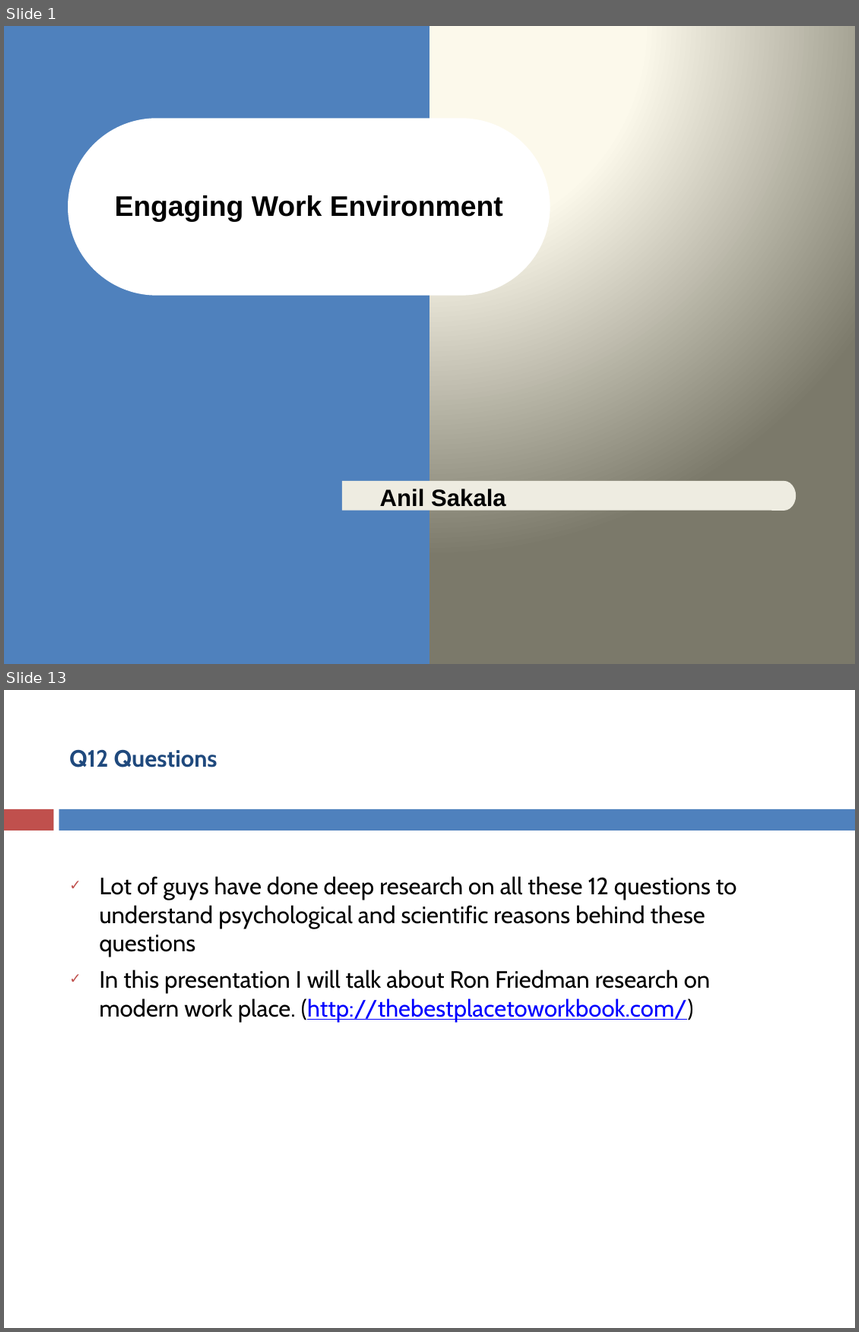
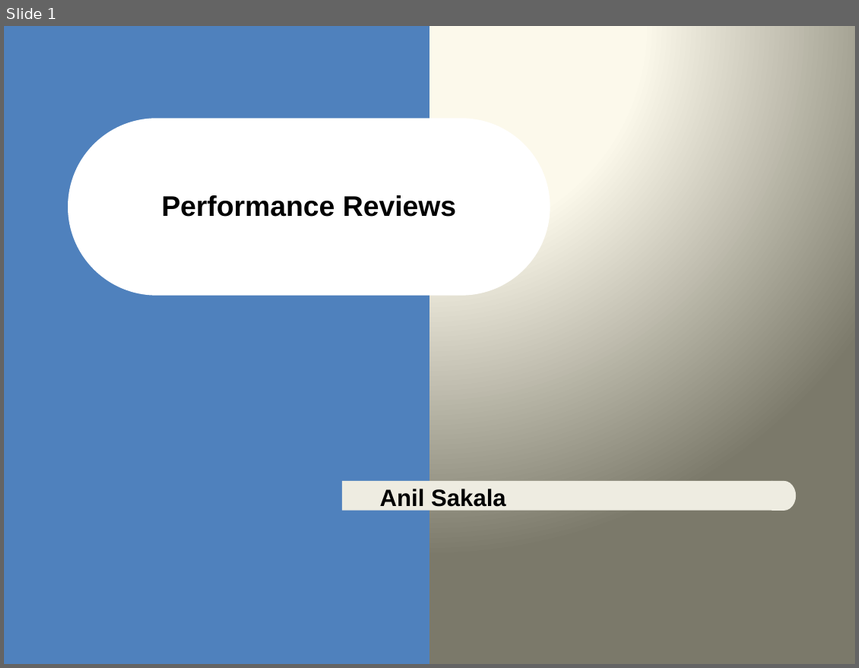
Before and after one commit to asakala/notes, a slide deck: Prokarma/Performance Appraisals.pptx. Shown one above the other, each under a label of ours: slides 1 and 13 before the commit, slide 1 after it; the slides between them are not shown. The pictures are 859x1332 and 859x668 pixels, drawn with LibreOffice and Linux fonts; fonts in the diff are those of the drawing. Boxes give left, top, right and bottom in pixels: in the first picture for what was removed or moved away, otherwise in the second. Text is boxed around its words. In the diff, an @@ line names an element or a change of style, - is before the commit and + after.

```diff
--- a/Prokarma/Performance Appraisals.pptx
+++ b/Prokarma/Performance Appraisals.pptx
@@ slide 13 removed at box(4, 690, 855, 1328), background #FFFFFF @@
@@ title removed at box(69, 749, 218, 768) @@
-Q12 Questions
@@ rectangle removed at box(4, 809, 53, 831) @@
@@ rectangle removed at box(59, 809, 855, 831) @@
@@ text removed at box(99, 876, 737, 1022) @@
-✓ Lot of guys have done deep research on all these 12 questions to understand psychological and scientific reasons behind these questions
-  ✓ In this presentation I will talk about Ron Friedman research on modern work place. (http://thebestplacetoworkbook.com/)
@@ slide 1 changed as well @@
@@ title at box(161, 195, 456, 217): text changed @@
-Engaging Work Environment
+Performance Reviews
```
Also in this commit, not shown: 10 other slides changed, 6 slides added, 12 other slides removed, 16 other files.
